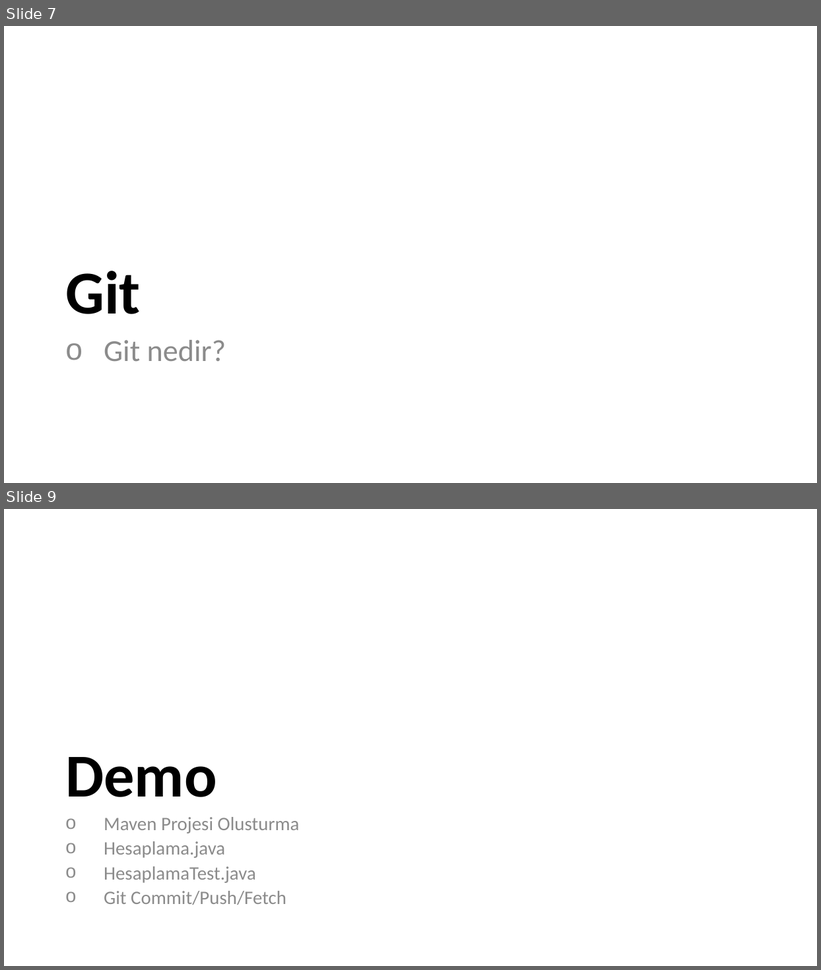
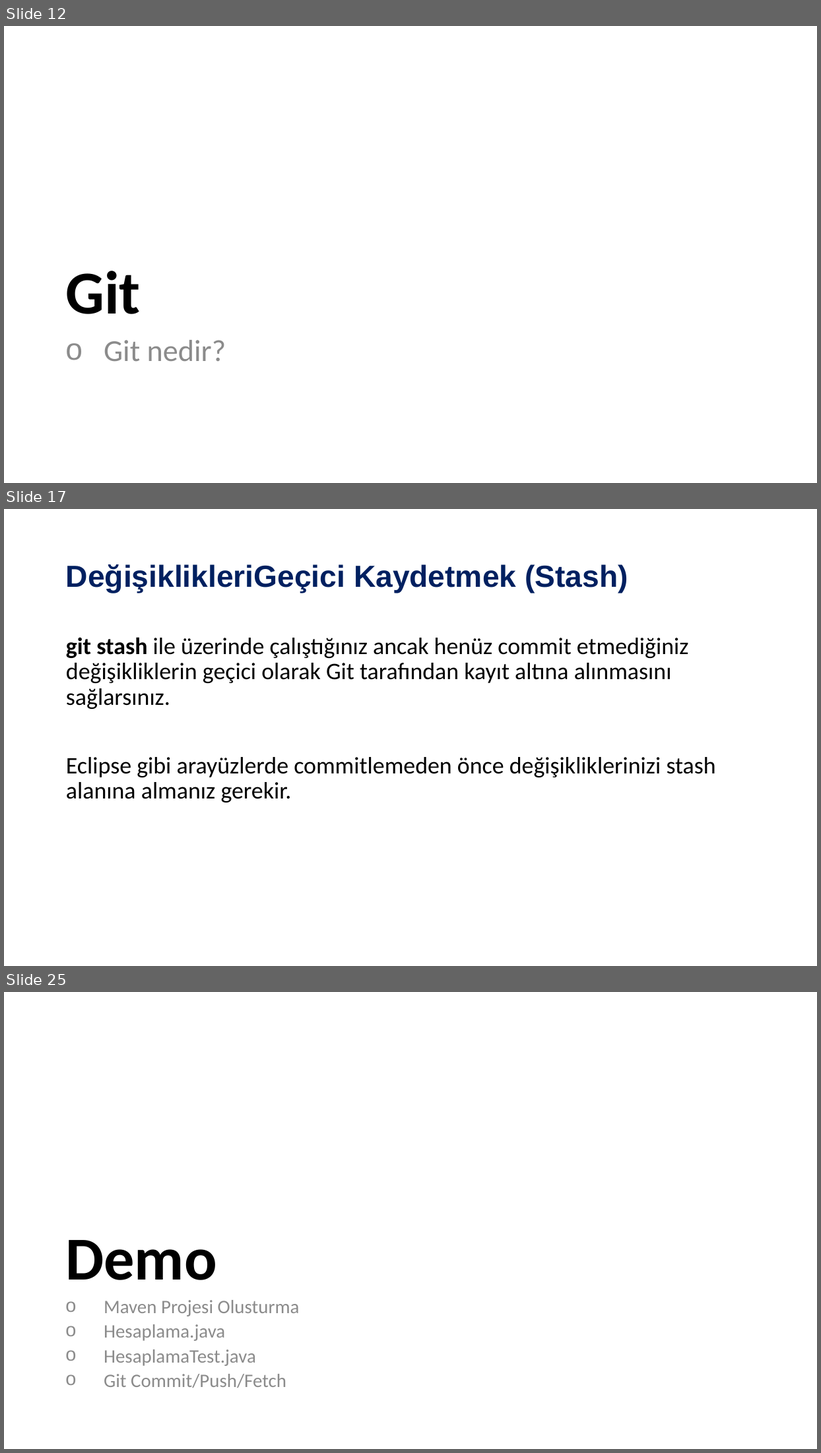
Before and after one commit to ozkansari/MyCourses, a slide deck: SoftwareDevEnvAndTools_2017Autumn/_docs/4_Ders_Sunum.pptx. Shown one above the other, each under a label of ours: slides 7 and 9 before the commit, slides 12, 17 and 25 after it; the slides between them are not shown. The pictures are 821x970 and 821x1453 pixels, drawn with LibreOffice and Linux fonts; fonts in the diff are those of the drawing. Boxes give left, top, right and bottom in pixels: in the first picture for what was removed or moved away, otherwise in the second. Text is boxed around its words. In the diff, an @@ line names an element or a change of style, - is before the commit and + after.

```diff
--- a/SoftwareDevEnvAndTools_2017Autumn/_docs/4_Ders_Sunum.pptx
+++ b/SoftwareDevEnvAndTools_2017Autumn/_docs/4_Ders_Sunum.pptx
@@ slide 17 added at (x1=4, y1=509, x2=817, y2=966), background #FFFFFF @@
@@ title added at (x1=66, y1=564, x2=628, y2=593), 36 pt, text #002060, bold @@
+DeğişiklikleriGeçici Kaydetmek (Stash)
@@ text added at (x1=66, y1=637, x2=716, y2=803), 28 pt, text #000000 @@
+git stash ile üzerinde çalıştığınız ancak henüz commit etmediğiniz değişikliklerin geçici olarak Git tarafından kayıt altına alınmasını sağlarsınız.
+Eclipse gibi arayüzlerde commitlemeden önce değişikliklerinizi stash alanına almanız gerekir.
@@ what was slide 7 is now slide 12 @@
@@ what was slide 9 is now slide 25 @@
```
Also in this commit, not shown: 4 slides changed, 15 other slides added, 3 other files.
